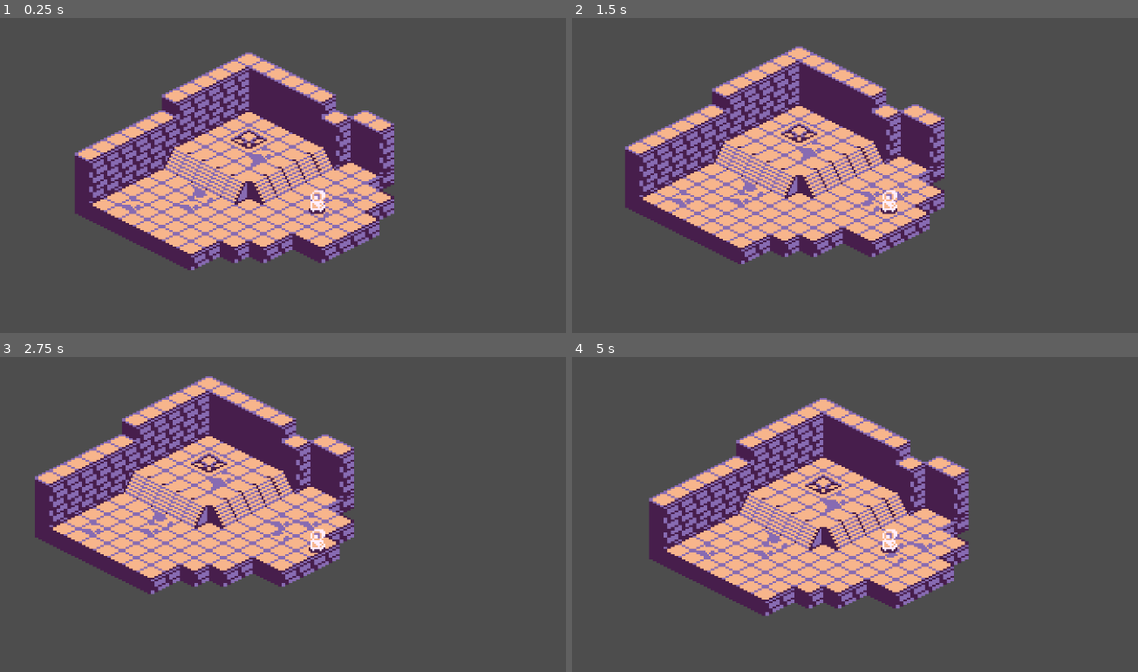
Above: before the commit, frames 1-4 (two rows, left to right).
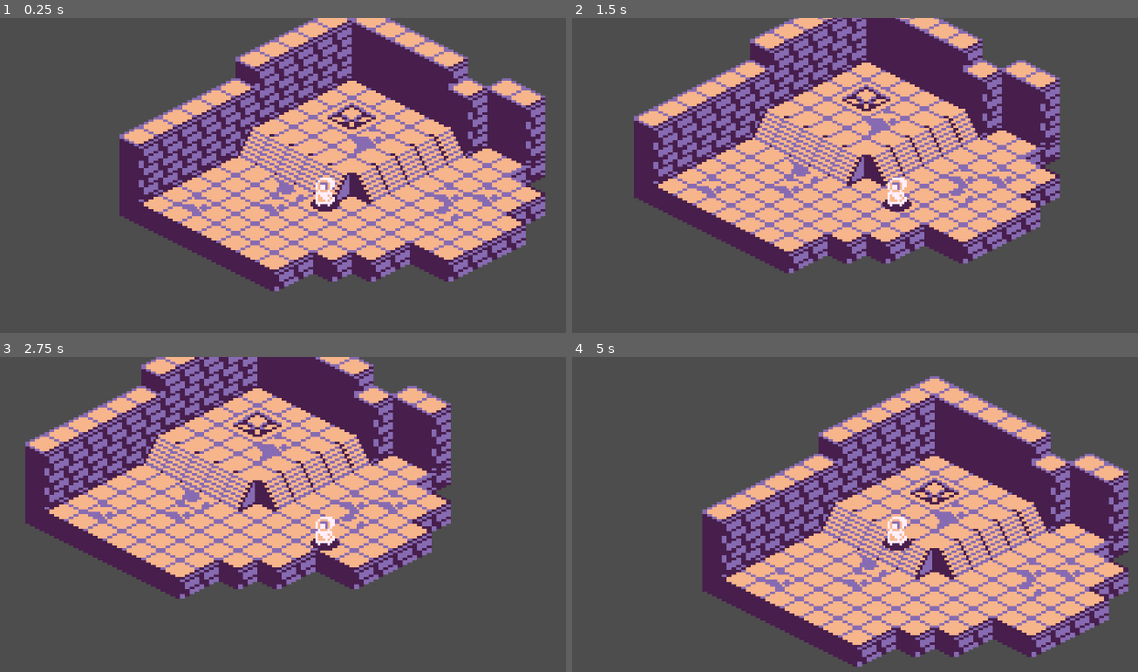
Above: after the commit, the same moments.

Repository: chrisjusto/WizardDungeon
Game: Godot game, scene res://Assets/Test_Level.tscn
Same seed, same stepped clock (60 frames per second), same inputs: the game is played once before the commit and once after it.
Inputs:
- Up to frame 1 (0.25 s): no input
- Up to frame 2 (1.5 s): tap Enter at 0.5 s; hold Right (ui_right) 0.53-1.28 s; hold Down (ui_down) from 1.28 s (still down)
- Up to frame 3 (2.75 s): release Down (ui_down) at 2.03 s; hold Right (ui_right) from 2.03 s (still down)
- Up to frame 4 (5 s): release Right (ui_right) at 2.78 s; hold Up (ui_up) 2.78-3.53 s; hold Left (ui_left) from 3.53 s (still down)

The runs differ from the first frame. In frame 1, 45% of the frame differs, in the area x 13-97%, y 0-87%; in frame 2, 39%; in frame 3, 37%; in frame 4, 48%, in the area x 13-99%, y 6-99%.

Commit message:
animation updates

Diff:
--- a/Project/Assets/Test_Level.tscn
+++ b/Project/Assets/Test_Level.tscn
@@ -14,7 +14,8 @@
 
 [node name="CharacterBody2D" parent="." unique_id=1181032267 instance=ExtResource("2_1mj6s")]
 z_index = 2
-position = Vector2(230, 101)
+position = Vector2(181, 99)
 
 [node name="Camera2D" type="Camera2D" parent="CharacterBody2D" unique_id=1904026790]
-zoom = Vector2(3, 3)
+position = Vector2(-3, 1)
+zoom = Vector2(4, 4)
--- a/Project/character_body_2d.gd
+++ b/Project/character_body_2d.gd
@@ -3,12 +3,32 @@
 
 const SPEED = 300.0
 const JUMP_VELOCITY = -400.0
-
+const Movement_Mod = 32.0
+@onready var sprite = $AnimatedSprite2D
+enum State {
+	IDLE,
+	MOVE
+}
+enum Direction {
+	UP,
+	DOWN,
+	LEFT,
+	RIGHT
+}
+var state: State = State.IDLE
+var direction: Direction = Direction.DOWN
 
 func _physics_process(delta: float) -> void:
 	var direction := Input.get_vector("ui_left", "ui_right", "ui_up", "ui_down")
 	if direction != Vector2.ZERO:
-		velocity = direction * 16.0
+		velocity = direction * Movement_Mod
+		state = State.MOVE
 	else:
 		velocity = Vector2.ZERO
+		state = State.IDLE
 	move_and_slide()
+
+#func update_animation():
+	#var anim_state = ""
+	#match state:
+		#State.IDLE:
--- a/Project/playter.tscn
+++ b/Project/playter.tscn
@@ -1,10 +1,165 @@
 [gd_scene format=3 uid="uid://12fe3btof4xu"]
 
 [ext_resource type="Script" uid="uid://qr36uc5dugsa" path="res://character_body_2d.gd" id="1_ug71d"]
-[ext_resource type="Texture2D" uid="uid://bqjngask05luf" path="res://Assets/Character/Character.png" id="2_a8fdo"]
+[ext_resource type="Texture2D" uid="uid://b888rckqevbf0" path="res://Assets/Character/Character_animloop-Sheet.png" id="2_ug71d"]
 
 [sub_resource type="CircleShape2D" id="CircleShape2D_x5rwr"]
 radius = 4.0
+
+[sub_resource type="AtlasTexture" id="AtlasTexture_a8fdo"]
+atlas = ExtResource("2_ug71d")
+region = Rect2(0, 0, 16, 16)
+
+[sub_resource type="AtlasTexture" id="AtlasTexture_x5rwr"]
+atlas = ExtResource("2_ug71d")
+region = Rect2(16, 0, 16, 16)
+
+[sub_resource type="AtlasTexture" id="AtlasTexture_p8ebp"]
+atlas = ExtResource("2_ug71d")
+region = Rect2(32, 0, 16, 16)
+
+[sub_resource type="AtlasTexture" id="AtlasTexture_x28ks"]
+atlas = ExtResource("2_ug71d")
+region = Rect2(48, 0, 16, 16)
+
+[sub_resource type="AtlasTexture" id="AtlasTexture_146w4"]
+atlas = ExtResource("2_ug71d")
+region = Rect2(0, 16, 16, 16)
+
+[sub_resource type="AtlasTexture" id="AtlasTexture_i0qxf"]
+atlas = ExtResource("2_ug71d")
+region = Rect2(16, 16, 16, 16)
+
+[sub_resource type="AtlasTexture" id="AtlasTexture_6m4v1"]
+atlas = ExtResource("2_ug71d")
+region = Rect2(32, 16, 16, 16)
+
+[sub_resource type="AtlasTexture" id="AtlasTexture_1dawe"]
+atlas = ExtResource("2_ug71d")
+region = Rect2(48, 16, 16, 16)
+
+[sub_resource type="AtlasTexture" id="AtlasTexture_5p7gb"]
+atlas = ExtResource("2_ug71d")
+region = Rect2(0, 32, 16, 16)
+
+[sub_resource type="AtlasTexture" id="AtlasTexture_2mhrp"]
+atlas = ExtResource("2_ug71d")
+region = Rect2(16, 32, 16, 16)
+
+[sub_resource type="AtlasTexture" id="AtlasTexture_gwurd"]
+atlas = ExtResource("2_ug71d")
+region = Rect2(32, 32, 16, 16)
+
+[sub_resource type="AtlasTexture" id="AtlasTexture_lfcmu"]
+atlas = ExtResource("2_ug71d")
+region = Rect2(48, 32, 16, 16)
+
+[sub_resource type="AtlasTexture" id="AtlasTexture_coaex"]
+atlas = ExtResource("2_ug71d")
+region = Rect2(0, 48, 16, 16)
+
+[sub_resource type="AtlasTexture" id="AtlasTexture_jws1b"]
+atlas = ExtResource("2_ug71d")
+region = Rect2(16, 48, 16, 16)
+
+[sub_resource type="AtlasTexture" id="AtlasTexture_hh5vw"]
+atlas = ExtResource("2_ug71d")
+region = Rect2(32, 48, 16, 16)
+
+[sub_resource type="AtlasTexture" id="AtlasTexture_de5dd"]
+atlas = ExtResource("2_ug71d")
+region = Rect2(48, 48, 16, 16)
+
+[sub_resource type="SpriteFrames" id="SpriteFrames_7vyk2"]
+animations = [{
+"frames": [{
+"duration": 2.0,
+"texture": SubResource("AtlasTexture_a8fdo")
+}, {
+"duration": 2.0,
+"texture": SubResource("AtlasTexture_x5rwr")
+}],
+"loop": true,
+"name": &"00_Idle_FrontLeft",
+"speed": 5.0
+}, {
+"frames": [{
+"duration": 2.0,
+"texture": SubResource("AtlasTexture_p8ebp")
+}, {
+"duration": 2.0,
+"texture": SubResource("AtlasTexture_x28ks")
+}],
+"loop": true,
+"name": &"01_Idle_FrontRight",
+"speed": 5.0
+}, {
+"frames": [{
+"duration": 2.0,
+"texture": SubResource("AtlasTexture_146w4")
+}, {
+"duration": 2.0,
+"texture": SubResource("AtlasTexture_i0qxf")
+}],
+"loop": true,
+"name": &"02_Idle_BackLeft",
+"speed": 5.0
+}, {
+"frames": [{
+"duration": 2.0,
+"texture": SubResource("AtlasTexture_6m4v1")
+}, {
+"duration": 2.0,
+"texture": SubResource("AtlasTexture_1dawe")
+}],
+"loop": true,
+"name": &"03_Idle_BackRight",
+"speed": 5.0
+}, {
+"frames": [{
+"duration": 2.0,
+"texture": SubResource("AtlasTexture_5p7gb")
+}, {
+"duration": 2.0,
+"texture": SubResource("AtlasTexture_2mhrp")
+}],
+"loop": true,
+"name": &"04_Walk_FrontLeft",
+"speed": 5.0
+}, {
+"frames": [{
+"duration": 2.0,
+"texture": SubResource("AtlasTexture_gwurd")
+}, {
+"duration": 2.0,
+"texture": SubResource("AtlasTexture_lfcmu")
+}],
+"loop": true,
+"name": &"05_Walk_FrontRight",
+"speed": 5.0
+}, {
+"frames": [{
+"duration": 2.0,
+"texture": SubResource("AtlasTexture_coaex")
+}, {
+"duration": 2.0,
+"texture": SubResource("AtlasTexture_jws1b")
+}],
+"loop": true,
+"name": &"06_Walk_BackLeft",
+"speed": 5.0
+}, {
+"frames": [{
+"duration": 2.0,
+"texture": SubResource("AtlasTexture_hh5vw")
+}, {
+"duration": 2.0,
+"texture": SubResource("AtlasTexture_de5dd")
+}],
+"loop": true,
+"name": &"07_Walk_BackRight",
+"speed": 5.0
+}]
 
 [node name="CharacterBody2D" type="CharacterBody2D" unique_id=1181032267]
 motion_mode = 1
@@ -14,8 +169,8 @@
 position = Vector2(0, -4)
 shape = SubResource("CircleShape2D_x5rwr")
 
-[node name="Sprite2D" type="Sprite2D" parent="." unique_id=1700589705]
+[node name="AnimatedSprite2D" type="AnimatedSprite2D" parent="." unique_id=622038730]
 z_index = 3
-position = Vector2(0, -7)
-texture = ExtResource("2_a8fdo")
-hframes = 4
+position = Vector2(0, -8)
+sprite_frames = SubResource("SpriteFrames_7vyk2")
+animation = &"00_Idle_FrontLeft"
Binary file added: Project/Assets/Character/Character_animloop-Sheet.png
Not shown, added: Project/Assets/Character/Character_animloop-Sheet.png.import
Not shown, added: Assets/Character_animloop-Sheet.png
Not shown, changed: Assets/Dungeon Pallete.aseprite
